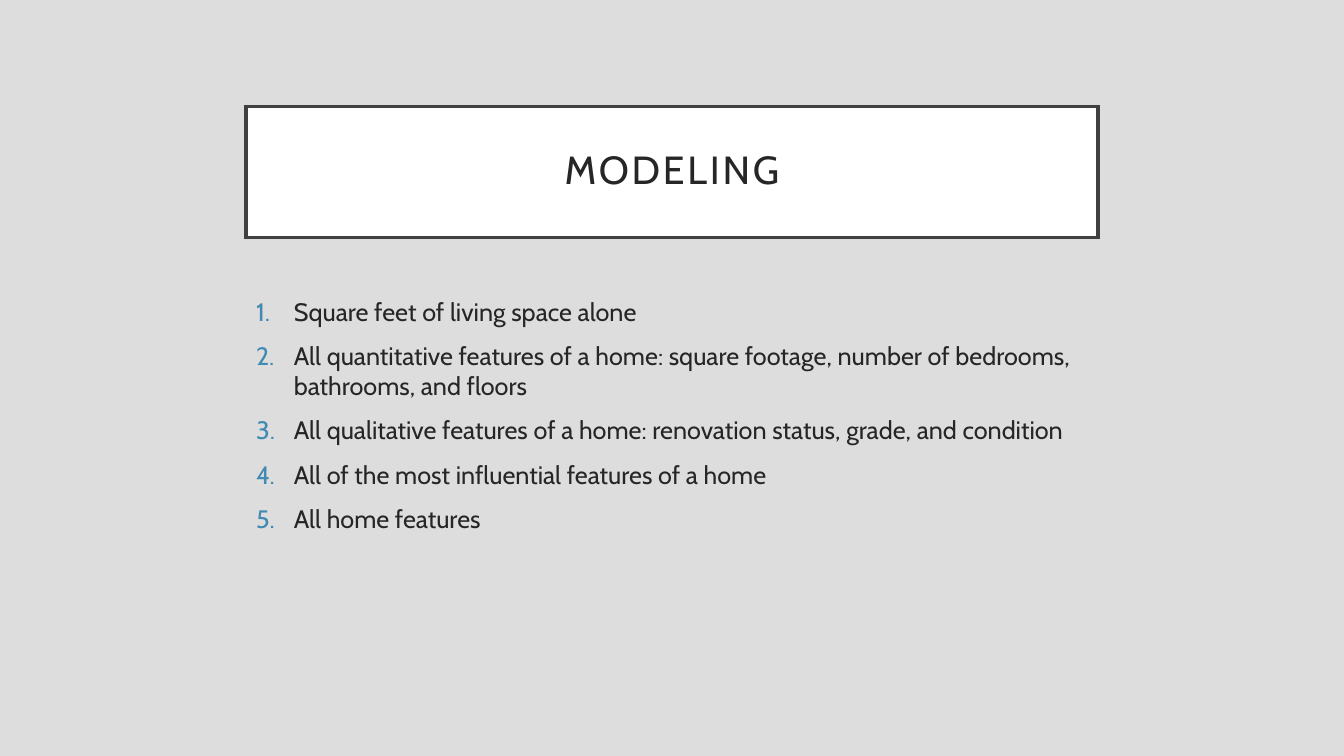
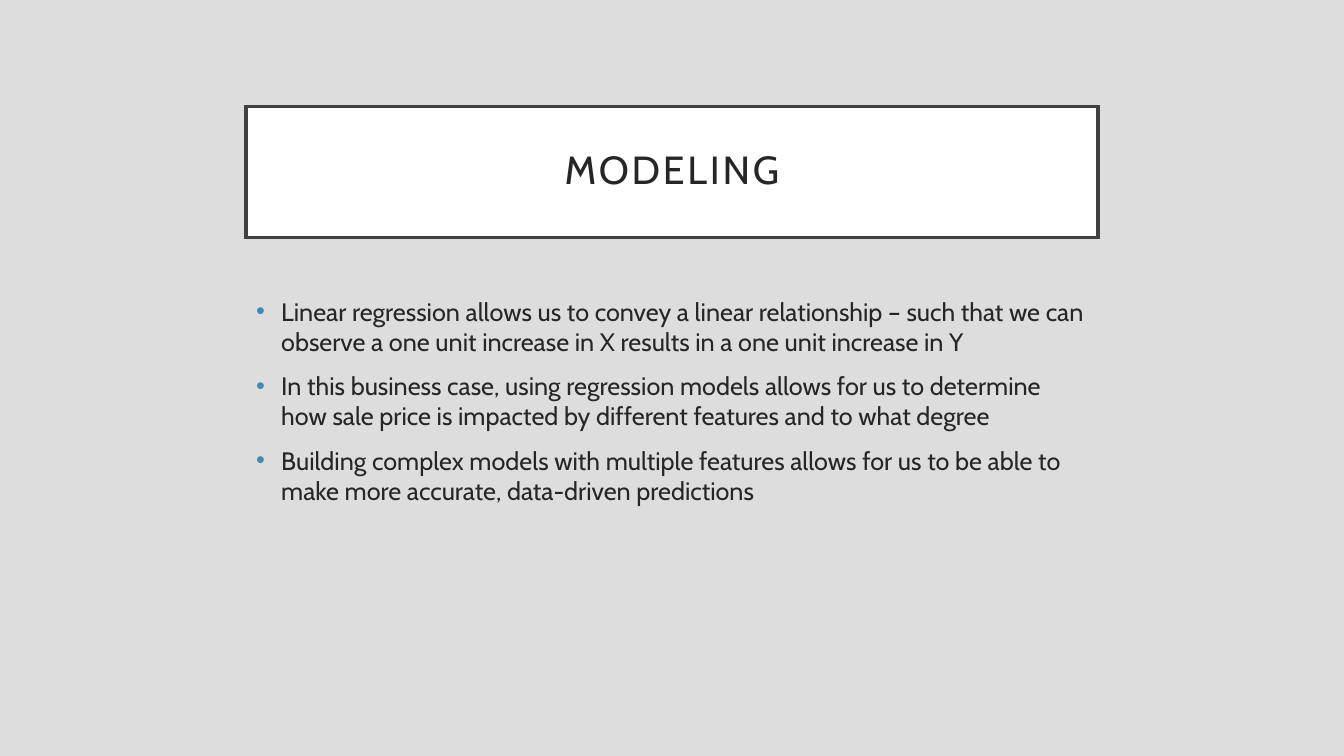
Before and after one commit to rfb-vibe/multiple-linear-regression-project, a slide deck: slide 4 of phase-2-project.pptx. Drawn at 1344x756 pixels with LibreOffice and Linux fonts; fonts in the diff are those of the drawing. Boxes give left, top, right and bottom in pixels: in the first picture for what was removed or moved away, otherwise in the second. Text is boxed around its words. In the diff, an @@ line names an element or a change of style, - is before the commit and + after.

```diff
--- a/phase-2-project.pptx
+++ b/phase-2-project.pptx
@@ text at (281, 302, 1084, 506): text changed @@
-1. Square feet of living space alone
-2. All quantitative features of a home: square footage, number of bedrooms, bathrooms, and floors
-3. All qualitative features of a home: renovation status, grade, and condition
-4. All of the most influential features of a home
-5. All home features
+• Linear regression allows us to convey a linear relationship – such that we can observe a one unit increase in X results in a one unit increase in Y
+• In this business case, using regression models allows for us to determine how sale price is impacted by different features and to what degree
+• Building complex models with multiple features allows for us to be able to make more accurate, data-driven predictions
```
Also in this commit, not shown: 5 other slides changed, 2 slides added, 1 slide removed, 2 other files.
